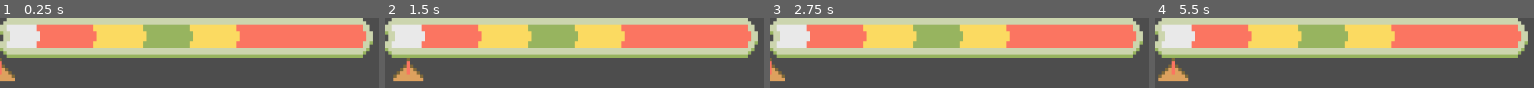
Above: before the commit, frames 1-4 (left to right).
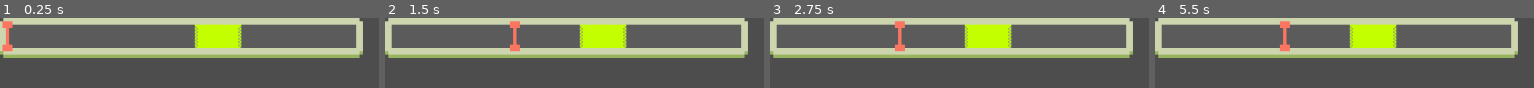
Above: after the commit, the same moments.

Repository: yjin910517/godot-puzzle-modules
Game: Godot game, scene res://Scenes/HoldingBarUI.tscn
Two runs of this game, one before a commit and one after it. Both use one fixed random seed, a clock stepped at 60 frames per second and the inputs below. The project has no main scene, so this scene is started directly.
Inputs:
- Up to frame 1 (0.25 s): no input
- Up to frame 2 (1.5 s): tap Enter at 0.5 s; hold Space (hold_space) 0.53-1.28 s; tap E (stir_smash) at 0.8, 1.35 s
- Up to frame 3 (2.75 s): tap Q (timed_press) at 1.55 s; hold Q (timed_press) from 2.03 s (still down); tap Space (hold_space) at 2.3 s
- Up to frame 4 (5.5 s): tap Space (hold_space) at 2.75, 2.85, 4.25, 4.55 s; release Q (timed_press) at 2.78 s; tap E (stir_smash) at 3.05, 3.6, 5.3 s; tap Enter at 3.5, 5 s; hold Q (timed_press) 3.53-4.28 s; tap Q (timed_press) at 4.35 s; hold Space (hold_space) from 5.03 s (still down)

The runs differ from the first frame. In frame 1, 35% of the frame differs, in the area x 0-99%, y 0-90%; in frame 2, 36%; in frame 3, 35%; in frame 4, 36%.

Commit message:
added signals and methods to three key input modules

Diff:
--- a/egg_cooker/Scenes/CountdownKeyUI.tscn
+++ b/egg_cooker/Scenes/CountdownKeyUI.tscn
@@ -19,6 +19,7 @@
 layout_mode = 0
 offset_right = 64.0
 offset_bottom = 64.0
+step = 0.01
 value = 100.0
 fill_mode = 4
 texture_over = ExtResource("2_ddqe1")
--- a/egg_cooker/Scenes/HoldingBarUI.tscn
+++ b/egg_cooker/Scenes/HoldingBarUI.tscn
@@ -1,16 +1,17 @@
-[gd_scene load_steps=4 format=3 uid="uid://dcm88p2ickjtu"]
+[gd_scene load_steps=5 format=3 uid="uid://dcm88p2ickjtu"]
 
 [ext_resource type="Script" path="res://Scripts/holding_bar_ui.gd" id="1_1hghl"]
 [ext_resource type="Texture2D" uid="uid://c2weubsx76rxr" path="res://Arts/holding_bar_1.png" id="2_8nv0h"]
 [ext_resource type="Texture2D" uid="uid://bl5gsocp7jru1" path="res://Arts/holding_ticker.png" id="3_gxgvf"]
+[ext_resource type="Texture2D" uid="uid://bkhf8eglkjy0k" path="res://Arts/holding_target.png" id="3_tebxo"]
 
 [node name="HoldingUI" type="Control"]
 layout_mode = 3
 anchors_preset = 15
 anchor_right = 1.0
 anchor_bottom = 1.0
-offset_right = -512.0
-offset_bottom = -464.0
+offset_right = -524.0
+offset_bottom = -492.0
 grow_horizontal = 2
 grow_vertical = 2
 script = ExtResource("1_1hghl")
@@ -19,18 +20,29 @@
 layout_mode = 1
 anchors_preset = 10
 anchor_right = 1.0
-offset_right = -224.0
+offset_right = -218.0
 offset_bottom = 24.0
 grow_horizontal = 2
 scale = Vector2(2, 2)
 texture = ExtResource("2_8nv0h")
 stretch_mode = 5
 
+[node name="Target" type="TextureRect" parent="."]
+layout_mode = 0
+offset_left = 232.0
+offset_top = 7.0
+offset_right = 262.0
+offset_bottom = 22.0
+scale = Vector2(2, 2)
+texture = ExtResource("3_tebxo")
+expand_mode = 3
+stretch_mode = 3
+
 [node name="Ticker" type="TextureRect" parent="."]
 layout_mode = 0
-offset_left = -18.0
-offset_top = 48.0
-offset_bottom = 62.0
+offset_top = 4.0
+offset_right = 9.0
+offset_bottom = 22.0
 scale = Vector2(2, 2)
 texture = ExtResource("3_gxgvf")
 stretch_mode = 5
--- a/egg_cooker/Scripts/countdown_key_ui.gd
+++ b/egg_cooker/Scripts/countdown_key_ui.gd
@@ -1,34 +1,47 @@
 extends Control
 
 
-signal success_pressed()
-signal failed_to_press()
+signal success_input(ui_node)
+signal failed_input(ui_node)
 
 
 @onready var timer = $Countdown
 
-const scaler = 10 # To give progress radial smoother change
-
 var countdown_time # Total countdown duration
 var time_left
+var input_mapping
+
+var key_data = {
+	"time": 5,
+	"key_texture": load("res://Arts/countdown_key_over.png"),
+	"input_mapping": "timed_press" # configuared in project setting
+}
 
 
 func _ready():
-	countdown_time = 5.0
+	initiate_key(key_data)
+
+
+func initiate_key(key_data):
+	countdown_time = key_data["time"]
 	time_left = countdown_time
+	timer.texture_over =  key_data["key_texture"]
+	input_mapping = key_data["input_mapping"]
 
-	timer.max_value = countdown_time * scaler  # Set the max value of the timer
-	timer.value = countdown_time * scaler     # Start the timer fully filled
+	timer.step = 0.01  # Set the step small enough to detect delta change
+	timer.max_value = countdown_time # Set the max value of the timer
+	timer.value = countdown_time # Start the timer fully filled
+
 	set_process(true)
 
 
 func _process(delta):
-	if Input.is_action_pressed("timed_press"):
+	if Input.is_action_pressed(input_mapping):
 		set_process(false)
 		_on_success_press()
 	elif time_left > 0:
 		time_left -= delta
-		timer.value = time_left * scaler
+		timer.value = time_left
 	else:
 		set_process(false)  # Stop updating when time is up
 		_on_time_out()       # Handle timeout logic
@@ -36,9 +49,9 @@
 
 func _on_success_press():
 	print("Success!")
-	emit_signal("success_pressed")
+	emit_signal("success_input", self)
 
 
 func _on_time_out():
 	print("Time's up! Mission failed.")
-	emit_signal("failed_to_press")
+	emit_signal("failed_input", self)
--- a/egg_cooker/Scripts/holding_bar_ui.gd
+++ b/egg_cooker/Scripts/holding_bar_ui.gd
@@ -1,42 +1,43 @@
 extends Control
 
 
+signal success_input(ui_node)
+signal failed_input(ui_node)
+
+
 @onready var bar = $Bar
+@onready var target = $Target
 @onready var ticker = $Ticker
 
 var speed
-var bar_milestones
 var bar_max_len
 var ticker_offset
 var is_ticker_reacting
 var is_ticker_reversible
 
+var target_lower
+var target_upper
+
 # bar parameters dataset
 var bar_data = {
-	"texture": load("res://Arts/holding_bar_1.png"),
-	"milestones": [
-		24.0/224.0 # gray to red
-	  , 56.0/224.0 # red to yellow
-	  , 88.0/224.0 # yellow to green
-	  , 116.0/224.0 # green to yellow
-	  , 144.0/224.0 # yellow to red
-	],
-	"speed": 50
+	"target_pos": 232,
+	"speed": 200
 }
 
 
 # Called when the node enters the scene tree for the first time.
 func _ready() -> void:
 	initiate_bar(bar_data)
-	print(bar_milestones)
 
 
 func initiate_bar(bar_data):
 	speed = bar_data["speed"]
-	bar.texture = bar_data["texture"]
-	bar_milestones = bar_data["milestones"]
+	target.position.x = bar_data["target_pos"]
+	target_lower = target.position.x
+	target_upper = target_lower + target.size.x * target.scale.x
 	bar_max_len = bar.size.x * bar.scale.x
-	ticker_offset = ticker.size.x * ticker.scale.x / 2
+	ticker_offset = ticker.size.x * ticker.scale.x
+
 	is_ticker_reacting = true
 	is_ticker_reversible = true
 
@@ -52,18 +53,30 @@
 				is_ticker_reversible = false
 				is_ticker_reacting = false
 				print("Failed to release")
+				emit_signal("failed_input", self)
 
 		# if space is released inside buffer zone, ticker will move backward and stop at origin
 		elif is_ticker_reversible:
-			if ticker.position.x + ticker_offset - speed * delta > 0:
+			if ticker.position.x - speed * delta > 0:
 				ticker.position.x -= speed * delta
 			else:
-				ticker.position.x = 0 - ticker_offset
+				ticker.position.x = 0
 
 		# if space key is released in lock-in zone.
 		if Input.is_action_just_released("hold_space"):
 			# turn off reversible if the ticker is out of the buffer zone
-			if ticker.position.x + ticker_offset >= bar_max_len * bar_milestones[0]:
+			if ticker.position.x + ticker_offset >= 20:
 				print("Space was released at ", ticker.position.x + ticker_offset)
 				is_ticker_reversible = false
 				is_ticker_reacting = false
+
+				var current_pos = ticker.position.x + ticker_offset/2
+				if current_pos < target_lower:
+					print("Released too early")
+					emit_signal("failed_input", self)
+				elif current_pos <= target_upper:
+					print("Success!")
+					emit_signal("success_input", self)
+				else:
+					print("Released too late")
+					emit_signal("failed_input", self)
--- a/egg_cooker/Scripts/smash_key_ui.gd
+++ b/egg_cooker/Scripts/smash_key_ui.gd
@@ -1,29 +1,41 @@
 extends Control
+
+
+signal success_input(ui_node)
+signal failed_input(ui_node)
 
 
 @onready var key = $KeyIcon
 @onready var energy_bar = $EnergyBar
 
+var is_reacting
+var smash_started
+var forward_speed
+var backward_speed
 
 const max_target = 200
 
-var is_reacting
-var smash_started
+var bar_data = {
+	"forward_speed": 1200,
+	"backward_speed": 20
+}
 
-var forward_speed
-var backward_speed
 
 # Called when the node enters the scene tree for the first time.
 func _ready() -> void:
+	initiate_bar(bar_data)
 
+
+func initiate_bar(bar_data):
 	is_reacting = true
 	smash_started = false
 
+	forward_speed = bar_data["forward_speed"]
+	backward_speed = bar_data["backward_speed"]
+
+	energy_bar.step = 0.1
 	energy_bar.max_value = max_target
 	energy_bar.value = 0
-
-	forward_speed = 1200
-	backward_speed = 20
 
 
 func _process(delta):
@@ -39,14 +51,14 @@
 				energy_bar.value = max_target
 				is_reacting = false
 				print("Egg well stirred!")
+				emit_signal("success_input", self)
 
 		# decrease the energy bar at a constant speed
 		if smash_started:
-			print("value", energy_bar.value )
-			print("change", backward_speed * delta)
 			if energy_bar.value - backward_speed * delta > 0:
 				energy_bar.value -= backward_speed * delta
 			else:
 				energy_bar.value = 0
 				is_reacting = false
 				print("Mission failed")
+				emit_signal("failed_input", self)
Binary file changed: egg_cooker/Arts/holding_bar_1.png
Binary file added: egg_cooker/Arts/holding_target.png
Not shown, added: egg_cooker/Arts/holding_target.png.import
Binary file changed: egg_cooker/Arts/holding_ticker.png
Not shown, changed: aseprite-fresh-eggs/recipe_cooking/holding_bar_1.aseprite
Not shown, added: aseprite-fresh-eggs/recipe_cooking/holding_target.aseprite
Not shown, changed: aseprite-fresh-eggs/recipe_cooking/holding_ticker.aseprite
